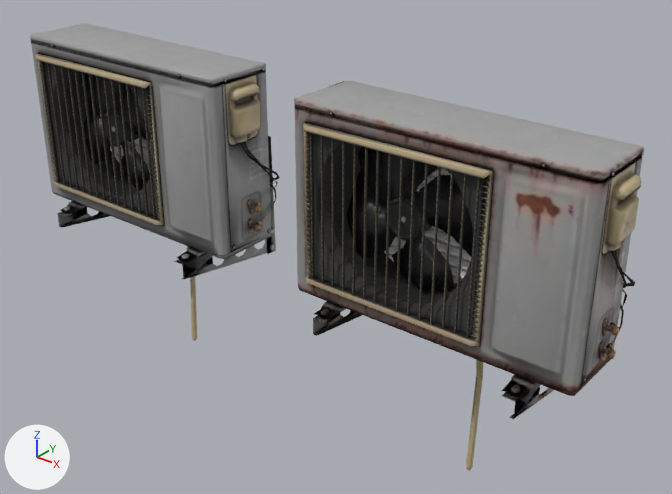
Renders of the glTF model storby/assets/exterior_aircon_unit.glb from each side of a commit.
The view is the same before and after, from a camera (50 mm lens) standing at (1.482, -1.638, 1.224) and looking at (0.092, 0.099, 0.147). Arrows for +X, +Y and +Z are at lower left; the lights stay in place. The picture after the commit comes second. Where no turn or scale is listed for an object, it has been applied to the vertices. Vertices at exactly the same position are counted once.

In view in the first picture: 'exterior_aircon_unit', 'exterior_aircon_unit_rusted'.
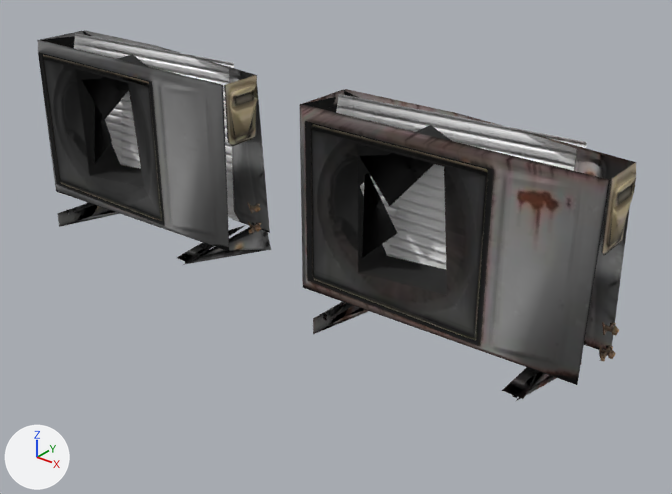
What differs and where, as boxes [x1, y1, x2, y2] in the pictures (672 x 494 px):
'exterior_aircon_unit_rusted', reshaped (20% shorter): before [294, 81, 644, 471]; after [300, 89, 636, 402]
'exterior_aircon_unit', reshaped (6% narrower, 26% shorter): before [30, 23, 280, 341]; after [37, 30, 271, 265]
part 1 of me_exterior_aircon_unit, deleted: before [30, 23, 280, 261]
part 2 of me_exterior_aircon_unit, deleted: before [31, 42, 271, 341]
part 3 of me_exterior_aircon_unit_rusted, deleted: before [294, 81, 644, 396]
part 4 of me_exterior_aircon_unit_rusted, deleted: before [295, 108, 643, 471]

The edits, one by one:
me_exterior_aircon_unit is used by ob_exterior_aircon_unit; location (-0.493, 0.029, 0.144).
me_exterior_aircon_unit had 1642 vertices, 2306 faces and spanned x -0.398..0.398, y -0.187..0.187, z -0.464..0.464.
me_exterior_aircon_unit now has 243 vertices, 377 faces and spans x -0.386..0.398, y -0.187..0.172, z -0.144..0.444.
me_exterior_aircon_unit part 1: 122 loose pieces with 863 vertices, spanning x -0.387..0.392, y -0.17..0.187, z -0.144..0.464, are deleted.
me_exterior_aircon_unit part 2: 536 vertices removed from x -0.398..0.398, y -0.187..0.177, z -0.464..0.444.
me_exterior_aircon_unit_rusted is used by ob_exterior_aircon_unit_rusted; location (0.507, 0.029, 0.144).
me_exterior_aircon_unit_rusted had 1642 vertices, 2306 faces and spanned x -0.398..0.398, y -0.187..0.187, z -0.464..0.464.
me_exterior_aircon_unit_rusted now has 243 vertices, 377 faces and spans x -0.386..0.398, y -0.187..0.172, z -0.144..0.444.
me_exterior_aircon_unit_rusted part 3: 122 loose pieces with 863 vertices, spanning x -0.387..0.392, y -0.17..0.187, z -0.144..0.464, are deleted.
me_exterior_aircon_unit_rusted part 4: 536 vertices removed from x -0.398..0.398, y -0.187..0.177, z -0.464..0.444.
